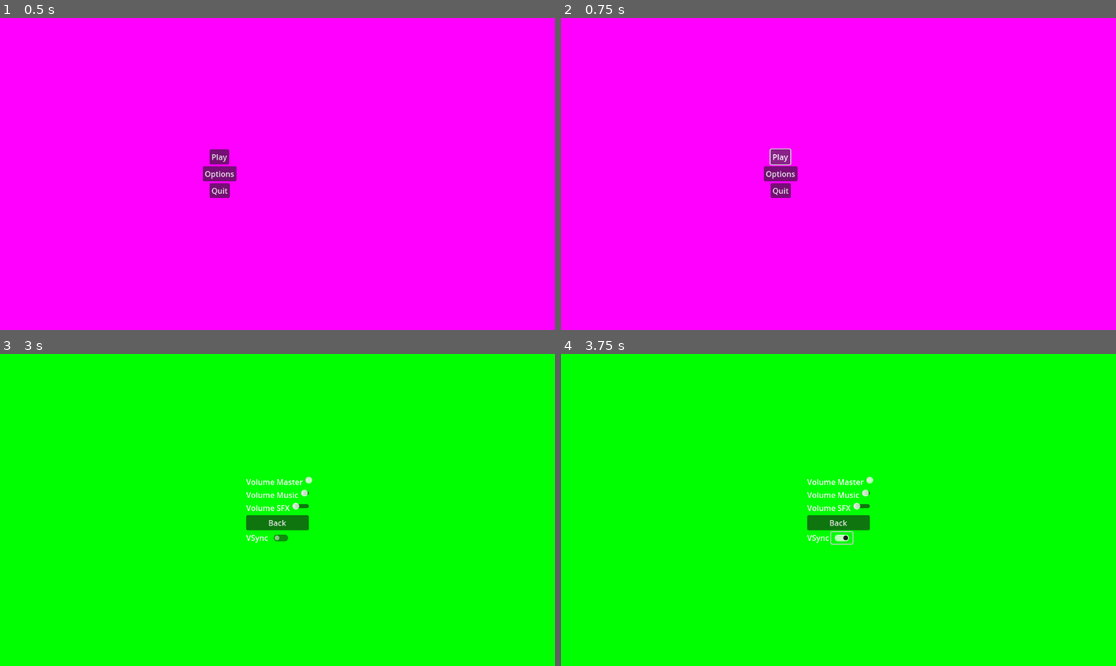
Above: before the commit, frames 1-4 (two rows, left to right).
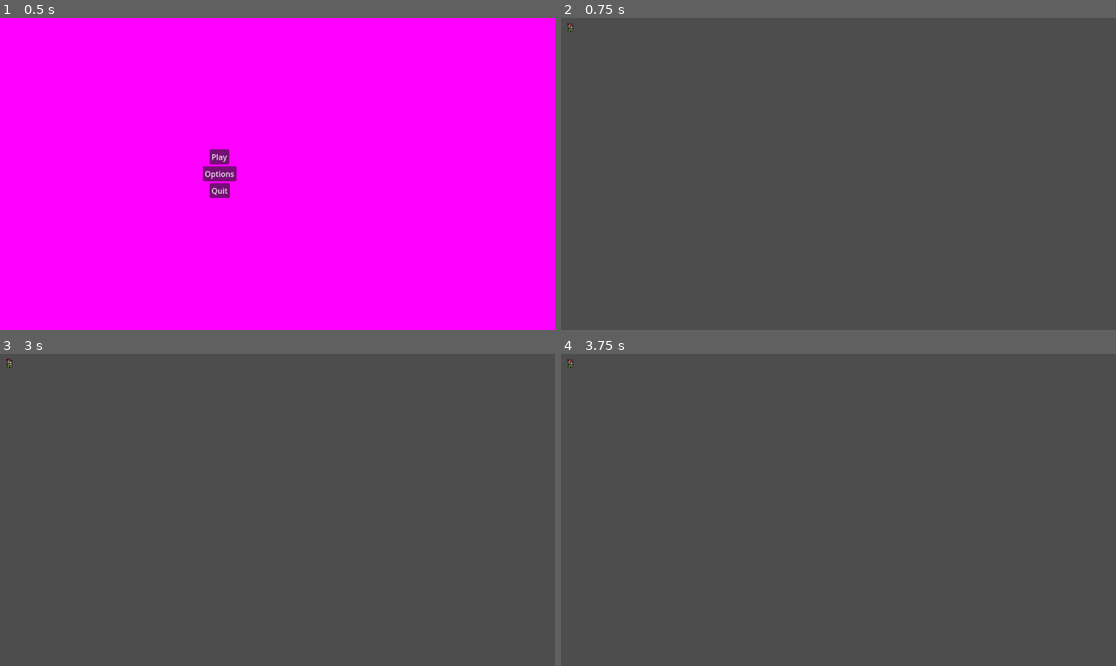
Above: after the commit, the same moments.

Repository: IES-Rafael-Alberti/GameOff2024RogueLab
Game: Godot game, scene res://scenes/prueva_movimiento.tscn
Same seed, same stepped clock (60 frames per second), same inputs: the game is played once before the commit and once after it.
Inputs (mouse positions are in pixels of both pictures, inside the frame that each line leads up to):
- Up to frame 1 (0.5 s): no input
- Up to frame 2 (0.75 s): click "Play" at 0.5 s
- Up to frame 3 (3 s): click (222, 494) at 1.25 s, where only the run before the commit has a clickable "Play"; click (222, 494) at 2 s, where only the run before the commit has a clickable "Play"; click (222, 510) at 2.75 s, where only the run before the commit has a clickable "Options"
- Up to frame 4 (3.75 s): click (844, 538) at 3.52 s

Frame 1 is identical in both runs. In frame 2, 100% of the frame differs, in the area x 0-100%, y 0-100%; in frame 3, 100%; in frame 4, 100%.

Commit message:
Commiting Some Stuff

Diff:
--- a/scenes/menus/option_menu.tscn
+++ b/scenes/menus/option_menu.tscn
@@ -95,4 +95,8 @@
 [node name="VSyncCheckButton" type="CheckButton" parent="MarginContainer/HBoxContainer/VBoxContainer/VSyncContainer/HBoxContainer"]
 layout_mode = 2
 
+[connection signal="value_changed" from="MarginContainer/HBoxContainer/VBoxContainer/VolumeMasterContainer/HBoxContainer/VolumeMasterSlider" to="." method="_on_volume_master_slider_value_changed"]
+[connection signal="value_changed" from="MarginContainer/HBoxContainer/VBoxContainer/VolumeMusicContainer/HBoxContainer/VolumeMusicSlider" to="." method="_on_volume_music_slider_value_changed"]
+[connection signal="value_changed" from="MarginContainer/HBoxContainer/VBoxContainer/VolumeSFXContainer/HBoxContainer/VolumeSFXSlider" to="." method="_on_volume_sfx_slider_value_changed"]
 [connection signal="pressed" from="MarginContainer/HBoxContainer/VBoxContainer/BackButton" to="." method="_on_back_button_pressed"]
+[connection signal="toggled" from="MarginContainer/HBoxContainer/VBoxContainer/VSyncContainer/HBoxContainer/VSyncCheckButton" to="." method="_on_v_sync_check_button_toggled"]
--- a/scripts/globals/CanvasManager.gd
+++ b/scripts/globals/CanvasManager.gd
@@ -11,6 +11,8 @@
 const MAIN_MENU = preload("res://scenes/menus/main_menu.tscn")
 const PAUSE_MENU = preload("res://scenes/menus/pause_menu.tscn")
 const OPTION_MENU = preload("res://scenes/menus/option_menu.tscn")
+
+const MAIN_SCENE= preload("res://scenes/prueva_movimiento.tscn")
 
 func set_glitch_effect(action:bool):
 	glitch_tv_effect=action
@@ -55,6 +57,10 @@
 		get_tree().change_scene_to_packed(PAUSE_MENU)
 	pass
 
+func play_main_scene():
+	get_tree().change_scene_to_packed(MAIN_SCENE)
+	pass
+
 func _process(delta: float) -> void:
 
 	if(glitch_tv_effect):
--- a/scripts/menus/main_menu.gd
+++ b/scripts/menus/main_menu.gd
@@ -2,6 +2,7 @@
 
 
 func _on_play_button_pressed() -> void:
+	CanvasManager.play_main_scene()
 	pass
 
 
--- a/scripts/menus/option_menu.gd
+++ b/scripts/menus/option_menu.gd
@@ -4,3 +4,20 @@
 func _on_back_button_pressed() -> void:
 	CanvasManager.play_current_menu()
 	pass # Replace with function body.
+
+
+
+func _on_volume_master_slider_value_changed(value: float) -> void:
+	pass # Replace with function body.
+
+
+func _on_volume_music_slider_value_changed(value: float) -> void:
+	pass # Replace with function body.
+
+
+func _on_volume_sfx_slider_value_changed(value: float) -> void:
+	pass # Replace with function body.
+
+
+func _on_v_sync_check_button_toggled(toggled_on: bool) -> void:
+	pass # Replace with function body.
Not shown, added: assets/assets/A4.png.import
Not shown, added: assets/assets/A5.png.import
Not shown, added: assets/assets/Inside_C.png.import
Not shown, added: assets/assets/Inside_D.png.import
Not shown, added: assets/assets/Inside_E.png.import
Not shown, added: assets/assets/Outside.png.import
